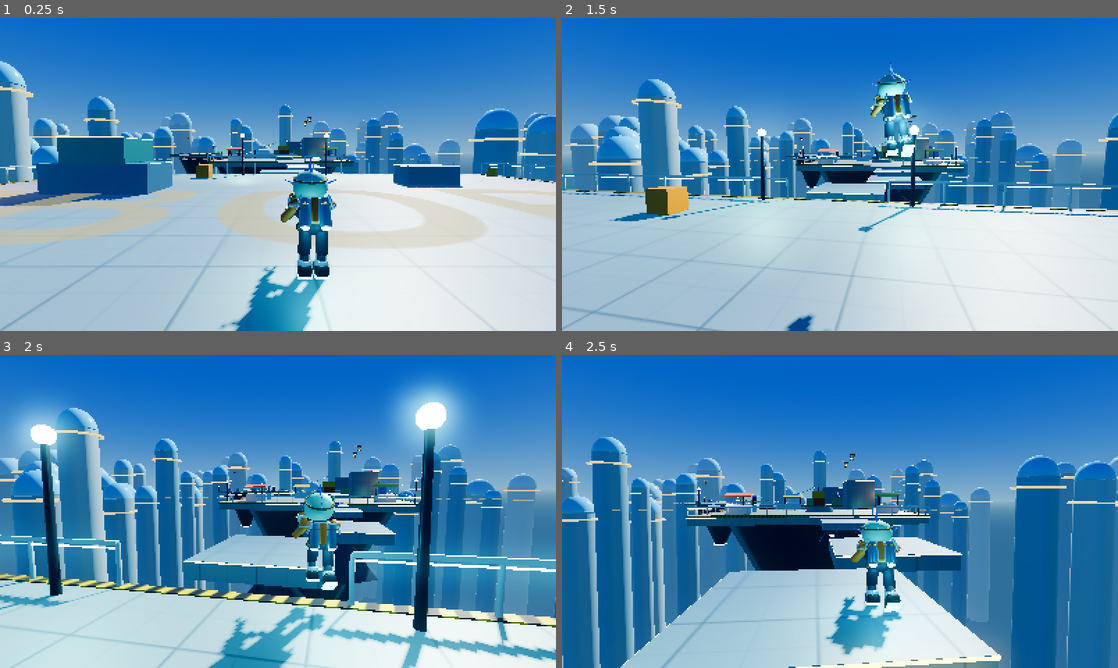
Above: before the commit, frames 1-4 (two rows, left to right).
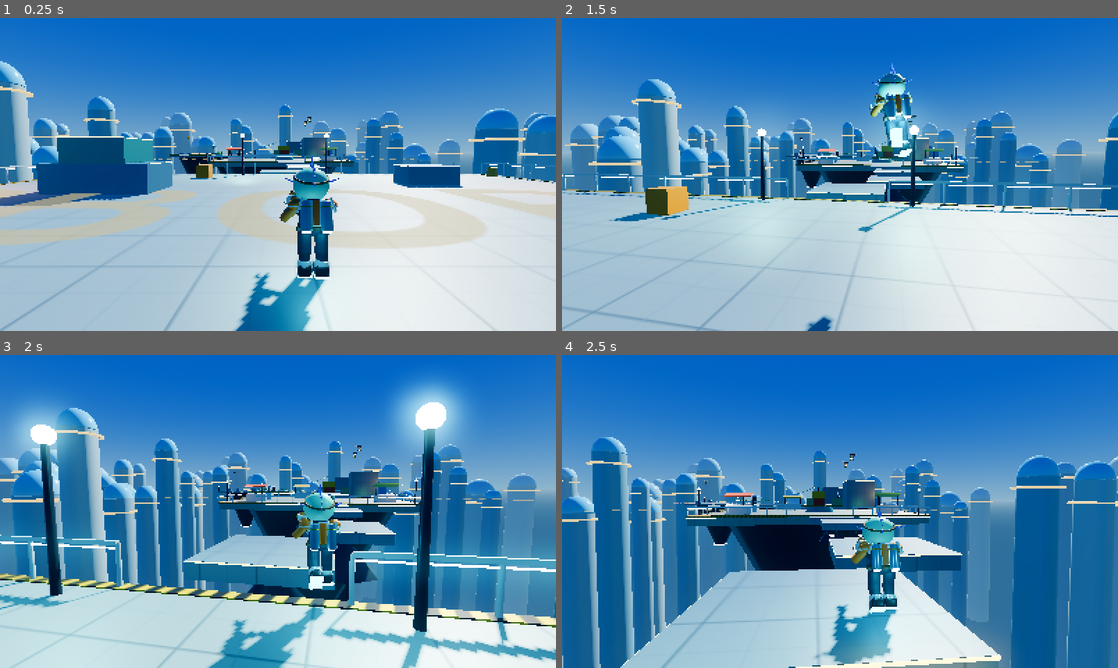
Above: after the commit, the same moments.

Repository: spencerwischmeier-cmyk/Unlikely-Heroes
Game: Godot game, scene res://scenes/main.tscn
Two runs of this game, one before a commit and one after it. Both use one fixed random seed, a clock stepped at 60 frames per second and the inputs below.
Inputs (mouse positions are in pixels of both pictures, inside the frame that each line leads up to):
- Up to frame 1 (0.25 s): no input
- Up to frame 2 (1.5 s): tap Enter at 0.5 s; move the mouse to (867, 174) at 0.52 s; press the mouse at (867, 174) at 0.53 s; hold W (move_forward) from 0.53 s (still down); tap Shift (dash) at 0.6 s; tap Space (jump) at 0.77, 1.07 s; move the mouse to (812, 174) at 1.27 s; release the mouse at (812, 174) at 1.28 s; click (812, 174) at 1.35 s
- Up to frame 3 (2 s): keep holding W (move_forward); tap Space (jump) at 1.52, 1.82 s; tap E (hook) at 1.55 s
- Up to frame 4 (2.5 s): keep holding W (move_forward); move the mouse to (851, 505) at 2.02 s; tap E (hook) at 2.1 s; tap F (melee) at 2.3 s

The runs differ from the first frame. In frame 1, 1.6% of the frame differs, in the area x 39-61%, y 44-100%; in frame 2, 1.1%; in frame 3, 1.1%; in frame 4, 2.4%, in the area x 45-62%, y 48-99%.

Commit message:
Godot: Vesk with a skeleton, smooth skinned legs and keyed animations (idle, run, jump, fall, land, dash, glide, grind, swing, melee)
Co-Authored-By: Claude Opus 5.5 <noreply@anthropic.com>
Claude-Session: https://claude.ai/code/session_014HL6Wst1d81kYDMgKBz3is

Diff:
--- a/godot/scripts/player.gd
+++ b/godot/scripts/player.gd
@@ -18,8 +18,12 @@
 var respawn_pos := Vector3.ZERO
 var model: Node3D
 var body: Node3D
-var upper: Node3D
-var legs: Array = []
+var skel: Skeleton3D
+var anim: AnimationPlayer
+var bones := {}
+var cur_anim := "idle"
+var melee_t := 0.0
+var land_play := 0.0
 var jets: Array = []
 
 var grounded := false
@@ -72,19 +76,20 @@
 	platform_on_leave = CharacterBody3D.PLATFORM_ON_LEAVE_ADD_VELOCITY
 	model = Node3D.new(); add_child(model)
 	body = Node3D.new(); model.add_child(body)
-	var hero: Node3D = load("res://models/hero.glb").instantiate()
+	var hero: Node3D = load("res://models/vesk.glb").instantiate()
 	body.add_child(hero)
 	_shadows(hero)
-	for n in [["hip_L", 1], ["hip_R", -1]]:
-		var hip := hero.find_child(n[0], true, false) as Node3D
-		var knee := hero.find_child(n[0].replace("hip", "knee"), true, false) as Node3D
-		if hip: legs.append({ hip = hip, knee = knee, side = n[1] })
-	upper = hero.find_child("upper", true, false) as Node3D
-	for j in ["jet_L", "jet_R"]:
-		var jn := hero.find_child(j, true, false) as Node3D
-		if jn:
-			var l := OmniLight3D.new(); l.light_color = Color(0.3, 0.9, 1); l.light_energy = 0.0; l.omni_range = 2.5
-			jn.add_child(l); jets.append(l)
+	skel = hero.find_child("Skeleton3D", true, false)
+	anim = hero.find_child("AnimationPlayer", true, false)
+	anim.callback_mode_process = AnimationMixer.ANIMATION_CALLBACK_MODE_PROCESS_MANUAL
+	for n in ["idle", "run", "fall", "dash", "glide", "grind", "swing"]:
+		anim.get_animation(n).loop_mode = Animation.LOOP_LINEAR
+	anim.play("idle")
+	for b in ["pelvis", "spine", "chest", "neck", "head"]: bones[b] = skel.find_bone(b)
+	for sx in [-1, 1]:
+		var l := OmniLight3D.new(); l.light_color = Color(0.3, 0.9, 1); l.light_energy = 0.0; l.omni_range = 2.5
+		l.position = Vector3(0.15 * sx, 0.66, -0.3)
+		body.add_child(l); jets.append(l)
 	rope = MeshInstance3D.new()
 	var rm := CylinderMesh.new(); rm.top_radius = 0.035; rm.bottom_radius = 0.035; rm.height = 1.0
 	rope.mesh = rm
@@ -328,46 +333,46 @@
 	turn_rate = lerpf(turn_rate, angle_difference(prev, face_yaw) / maxf(dt, 1e-4), 1.0 - exp(-10.0 * dt))
 	model.rotation.y = face_yaw
 
+func _play(n: String, blend := 0.15, spd := 1.0) -> void:
+	anim.speed_scale = spd
+	if n != cur_anim:
+		cur_anim = n
+		anim.play(n, blend)
+
 func _animate(dt: float) -> void:
 	anim_t += dt
 	var aiming := aim_hold > 0.0
-	var speed := 0.0 if riding or swing_hook else Vector2(velocity.x, velocity.z).length()
+	var speed := Vector2(velocity.x, velocity.z).length()
 	var run := minf(1.0, speed / 7.0)
 	var vy := velocity.y
 	var dashing := dash_t > 0.0 or long_jump
-	phase += dt * (3.0 + speed * 1.15)
-	var k30 := 1.0 - exp(-30.0 * dt)
-	var k12 := 1.0 - exp(-12.0 * dt)
-	for L in legs:
-		var off := 0.0 if L.side > 0 else PI
-		var hip_x: float; var knee_x: float; var rate := k30
-		if grounded and not riding:
-			hip_x = sin(phase + off) * 0.85 * run - land_t * 0.3
-			knee_x = maxf(0.0, -cos(phase + off)) * 1.25 * run + 0.06 + land_t * 0.6
-		elif riding:
-			hip_x = -0.5 if L.side > 0 else 0.3; knee_x = 0.9 if L.side > 0 else 0.4; rate = k12
-		elif swing_hook:
-			hip_x = -0.9; knee_x = 1.1; rate = k12
-		elif dashing:
-			hip_x = 0.5 if L.side > 0 else 0.9; knee_x = 0.3 if L.side > 0 else 0.9; rate = k12
-		else:
-			var up_ := vy > 0.0
-			hip_x = (-0.8 if L.side > 0 else 0.35) if up_ else (-0.25 if L.side > 0 else 0.1)
-			knee_x = (1.3 if L.side > 0 else 0.5) if up_ else 0.35
-			rate = 1.0 - exp(-10.0 * dt)
-		L.hip.rotation.x = lerpf(L.hip.rotation.x, hip_x, rate)
-		if L.knee: L.knee.rotation.x = lerpf(L.knee.rotation.x, knee_x, rate)
-	var breathe := (1.0 - run) * sin(anim_t * 2.2) * 0.012
-	body.position.y = (absf(sin(phase)) * 0.07 * run - land_t * 0.12 + breathe) if grounded else 0.0
-	var want_pitch := (run * (0.08 if aiming else 0.2) + land_t * 0.25) if grounded else (0.5 if dashing else clampf(-vy * 0.02, -0.15, 0.2))
-	pitch_s = lerpf(pitch_s, want_pitch, k12)
+	melee_t = maxf(0.0, melee_t - dt)
+	land_play = maxf(0.0, land_play - dt)
+	if land_t > 0.55 and land_play <= 0.0 and grounded and speed < 4.0: land_play = 0.3
+	# pick the animation for what Vesk is doing
+	if melee_t > 0.0: _play("melee", 0.06)
+	elif swing_hook: _play("swing", 0.12)
+	elif riding: _play("grind", 0.15)
+	elif dashing and not grounded: _play("dash", 0.08)
+	elif dash_t > 0.0: _play("dash", 0.05)
+	elif not grounded:
+		if jumps == 2 and vy < 0.0 and Input.is_action_pressed("jump"): _play("glide", 0.2)
+		elif vy > 1.0: _play("jump", 0.08)
+		else: _play("fall", 0.25)
+	elif land_play > 0.0: _play("land", 0.05)
+	elif speed > 0.6: _play("run", 0.12, clampf(speed / 8.4, 0.6, 1.7))
+	else: _play("idle", 0.2)
+	anim.advance(dt)
+	# aim: lean the upper body toward the crosshair (or hold the blaster low when not shooting)
+	var aim_pitch: float = cam.pitch if aiming else -0.25
+	pitch_s = lerpf(pitch_s, aim_pitch, 1.0 - exp(-(20.0 if aiming else 8.0) * dt))
+	for b in ["spine", "chest"]:
+		var i: int = bones[b]
+		skel.set_bone_pose_rotation(i, skel.get_bone_pose_rotation(i) * Quaternion(Vector3.RIGHT, -pitch_s * 0.5))
+	# body: bank into turns, squash on landing
 	lean = lerpf(lean, clampf(-turn_rate * 0.09 * maxf(run, 0.3), -0.35, 0.35), 1.0 - exp(-10.0 * dt))
-	if riding: lean = lerpf(lean, 0.0, k12)
-	body.rotation = Vector3(pitch_s, 0, lean)
-	body.scale = Vector3(1 + land_t * 0.12, 1 - land_t * 0.14, 1 + land_t * 0.12)
-	if upper:
-		var aim_pitch: float = cam.pitch if aiming else -0.45
-		upper.rotation.x = lerpf(upper.rotation.x, clampf(-aim_pitch, -0.75, 0.6) - (0.0 if aiming else pitch_s * 0.5), k30 if aiming else 1.0 - exp(-10.0 * dt))
-		upper.rotation.y = sin(phase) * 0.12 * run if (grounded and not aiming) else lerpf(upper.rotation.y, 0.0, 1.0 - exp(-10.0 * dt))
+	if riding or swing_hook: lean = lerpf(lean, 0.0, 1.0 - exp(-12.0 * dt))
+	body.rotation = Vector3(0, 0, lean)
+	body.scale = Vector3(1 + land_t * 0.08, 1 - land_t * 0.1, 1 + land_t * 0.08)
 	var jetting := jet_t > 0.0 or (not grounded and jumps == 2 and vy > -3.0)
-	for j in jets: j.light_energy = (2.5 + randf()) if jetting else 0.4
+	for j in jets: j.light_energy = (2.5 + randf()) if jetting else 0.3
--- a/godot/scripts/shot.gd
+++ b/godot/scripts/shot.gd
@@ -6,17 +6,41 @@
 var frames := 0
 var scenario := ""
 var _n := 0
+var side_cam := false
+var _dbg: Camera3D
 
 func _ready() -> void:
 	for a in OS.get_cmdline_user_args():
 		if a.begins_with("--shot="): path = a.substr(7)
 		elif a.begins_with("--frames="): frames = int(a.substr(9))
 		elif a.begins_with("--scenario="): scenario = a.substr(11)
+		elif a == "--side": side_cam = true
 	process_priority = 1000
 
 func _process(_dt: float) -> void:
 	if path == "" and scenario == "": return
 	_n += 1
+	match scenario:
+		"run":
+			if _n == 10: Input.action_press("move_forward")
+		"turn":
+			if _n == 10: Input.action_press("move_forward")
+			if _n == 40: Input.action_press("move_right")
+		"jump":
+			if _n == 10: Input.action_press("move_forward")
+			if _n == 30: Input.action_press("jump")
+		"aim":
+			if _n == 10: Input.action_press("fire")
+	if side_cam and _n >= frames - 2:
+		var pl = get_tree().current_scene.get_node_or_null("Vesk")
+		if pl:
+			if _dbg == null:
+				_dbg = Camera3D.new(); _dbg.fov = 35; get_tree().current_scene.add_child(_dbg)
+			var f := Vector3(sin(pl.face_yaw), 0, cos(pl.face_yaw))
+			var r := Vector3(-f.z, 0, f.x)
+			_dbg.global_position = pl.global_position + r * 3.2 + f * 0.6 + Vector3(0, 1.0, 0)
+			_dbg.look_at(pl.global_position + Vector3(0, 0.8, 0))
+			_dbg.current = true
 	if path != "" and _n == frames:
 		await RenderingServer.frame_post_draw
 		var img := get_viewport().get_texture().get_image()
Binary file added: godot/models/vesk.glb
Not shown, added: godot/scripts/_inspect.gd.uid
